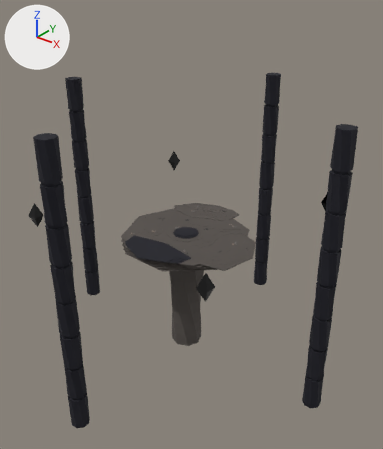
A saved change to the glTF model assets/world/boss_room.glb.
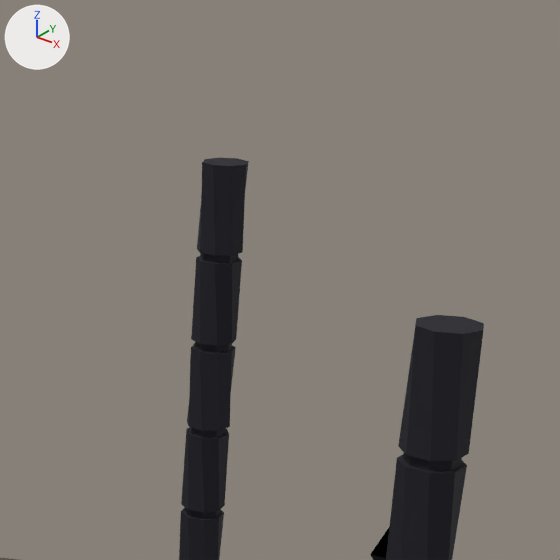
The first picture shows the older version from a 50 mm camera at (118.8, -145.0, 93.9) aimed at (3.8, -1.3, 4.8). The close-ups show both versions on the part from 52% to 100% of the width and 5% to 45% of the height of that picture; other places that the commit changed are outside them. The axes (+X, +Y, +Z) are drawn at upper left. The lights are the same throughout. Objects named as collision shapes, trigger or cutter boxes, shadow casters or lower levels of detail are left out. Where no turn or scale is listed for an object, it has been applied to the vertices. Vertices at the same position are counted once.
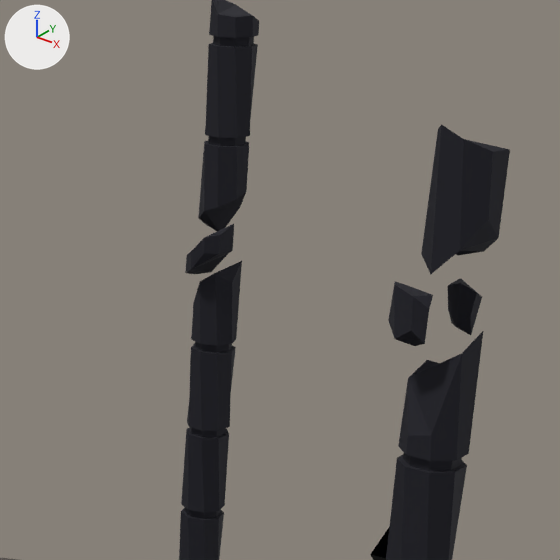
Where the newer file only moved an object's origin or applied its transform, the numbers keep the older frame.

Pixel boxes (x1, y1, x2, y2) of what changed, in the close-ups (560 x 560 px; the box of a moved part takes in the faces that stretch with it):
'Cylinder.002', reshaped: before (179, 158, 249, 560); after (179, 261, 242, 560)
'Cylinder.001', reshaped: before (386, 315, 484, 560); after (386, 331, 483, 560)
'Cylinder.005', added (black): after (198, 0, 259, 231)
'Cylinder.006', added (black): after (421, 125, 510, 274)
'Cylinder.007', added (black): after (388, 281, 433, 346)
'Cylinder.008', added (black): after (185, 224, 234, 274)
'Cylinder.010', added (black): after (447, 278, 482, 335)
'Cube.002', moved, rescaled (not visible afterwards): before (370, 528, 389, 560)
part 1 of me_cylinder_018, moved or reshaped: before (398, 315, 484, 461); after (398, 331, 483, 461)
part 2 of me_cylinder_019, cut back: before (191, 158, 249, 346); after (191, 261, 242, 346)

Edits to the bpy script that builds the scene:
```text
Change me_cylinder_018:
    where me_cylinder_018.from_pydata(...)  # 240 vertices, 476 faces; spans x -3.3..3.3, y -3.3..3.3, z -52.4..52.4
    used by ob_cylinder_001; location = (60.0, 0.0, 0.0)
    me_cylinder_018 part 1
    me_cylinder_018.vertices[1].co: (0.0, 3.3, 52.4) -> (-0.5, 3.3, 47.4)  # pixel (464, 316) -> not seen
    me_cylinder_018.vertices[3].co: (2.4, 2.4, 52.4) -> (2.0, 2.6, 48.1)  # pixel (483, 323) -> not seen
    me_cylinder_018.vertices[7].co: (2.4, -2.4, 52.4) -> (2.5, -2.2, 50.6)  # pixel (463, 333) -> pixel (462, 353)
    me_cylinder_018.vertices[9].co: (0.0, -3.3, 52.4) -> (0.9, -3.2, 42.5)  # pixel (434, 331) -> pixel (431, 435)
    me_cylinder_018.vertices[11].co: (-2.4, -2.4, 52.4) -> (-1.6, -2.9, 41.8)  # pixel (415, 325) -> pixel (407, 435)
    me_cylinder_018.vertices[13].co: (-3.3, 0.0, 52.4) -> (-3.2, -0.5, 46.7)  # pixel (416, 318) -> pixel (408, 377)
    me_cylinder_018.vertices[15].co: (-2.4, 2.4, 52.4) -> (-2.6, 2.0, 48.0)  # pixel (436, 314) -> pixel (427, 359)
Change me_cylinder_019:
    used by ob_cylinder_002; location = (0.0, 60.0, 0.0)
    remove me_cylinder_019.from_pydata(...)  # 240 vertices, 476 faces; spans x -3.3..3.3, y -3.3..3.3, z -52.4..52.4
    add me_cylinder_019.from_pydata(...)  # 208 vertices, 412 faces; spans x -3.3..3.3, y -3.3..3.3, z -52.4..38.7
    me_cylinder_019 part 2
    39 vertices are removed from x -3.3..3.3, y -3.3..3.3, z 38.7..52.4
    85 faces are deleted
    7 vertices are added at x -3.2..3.1, y -3.1..3.1, z 30.9..37.4
    21 new faces join them
Add me_cylinder_027:
    me_cylinder_027.from_pydata(...)  # 10 vertices, 16 faces; spans x -1.65..1.61, y -1.1..1.15, z -3.76..1.48
    me_cylinder_027.materials.append(mat_metallic_dark)  # black #1d1d27
Add me_cylinder_024:
    me_cylinder_024.from_pydata(...)  # 16 vertices, 28 faces; spans x -3.05..3.23, y 54.09..60.33, z 36.28..44.55
    me_cylinder_024.materials.append(mat_metallic_dark)  # black #1d1d27
Add me_cylinder_023:
    me_cylinder_023.from_pydata(...)  # 16 vertices, 28 faces; spans x 54.76..59.76, y -5.45..0.04, z 50.72..56.4
    me_cylinder_023.materials.append(mat_metallic_dark)  # black #1d1d27
Add me_cylinder_022:
    me_cylinder_022.from_pydata(...)  # 16 vertices, 28 faces; spans x 56.72..63.26, y -3.28..3.23, z 57.53..70.71
    me_cylinder_022.materials.append(mat_metallic_dark)  # black #1d1d27
Add me_cylinder_010:
    me_cylinder_010.from_pydata(...)  # 80 vertices, 156 faces; spans x -3.3..3.3, y 56.7..63.3, z 41.6..74.1
    me_cylinder_010.materials.append(mat_metallic_dark)  # black #1d1d27
Change ob_cube_002:
    ob_cube_002.scale: (2.0, 2.0, 2.0) -> (1.0, 1.0, 1.0)
    ob_cube_002.location: (40.0, 40.0, 10.0) -> (0.0, 0.0, 0.0)
Add ob_cylinder_010:
    ob_cylinder_010 = bpy.data.objects.new('Cylinder.010', me_cylinder_027)
    ob_cylinder_010.location = (59.9, 2.7, 54.5)
Add ob_cylinder_008:
    ob_cylinder_008 = bpy.data.objects.new('Cylinder.008', me_cylinder_024)
    ob_cylinder_008.location = (0.0, 0.0, 0.0)
Add ob_cylinder_007:
    ob_cylinder_007 = bpy.data.objects.new('Cylinder.007', me_cylinder_023)
    ob_cylinder_007.location = (0.0, 0.0, 0.0)
Add ob_cylinder_006:
    ob_cylinder_006 = bpy.data.objects.new('Cylinder.006', me_cylinder_022)
    ob_cylinder_006.location = (0.0, 0.0, 0.0)
Add ob_cylinder_005:
    ob_cylinder_005 = bpy.data.objects.new('Cylinder.005', me_cylinder_010)
    ob_cylinder_005.location = (0.0, 0.0, 0.0)
```
